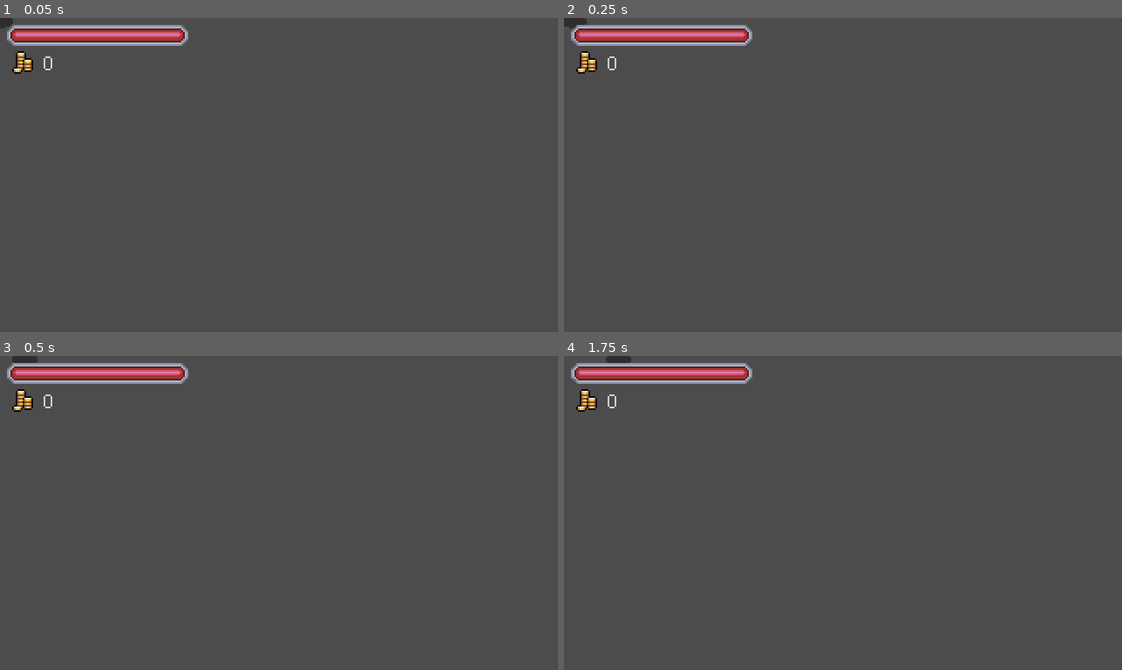
Above: before the commit, frames 1-4 (two rows, left to right).
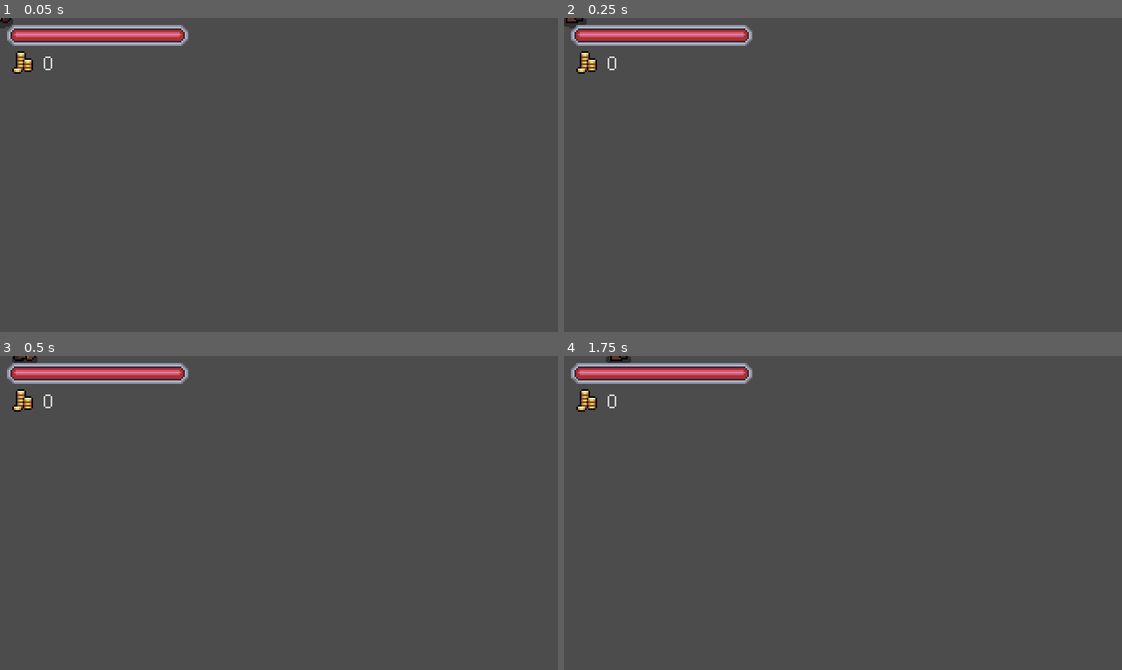
Above: after the commit, the same moments.

Repository: Thomas-Arndt/RPG.1
Game: Godot game, scene res://NPC/NPC.tscn
Two runs of this game, one before a commit and one after it. Both use one fixed random seed, a clock stepped at 60 frames per second and the inputs below. This scene is started directly instead of the project's main scene.
Inputs:
- Up to frame 1 (0.05 s): no input
- Up to frame 2 (0.25 s): no input
- Up to frame 3 (0.5 s): no input
- Up to frame 4 (1.75 s): hold Right (ui_right) 0.53-1.28 s; tap R (attack) at 0.6 s; tap Enter at 1.25 s; hold Down (ui_down) from 1.28 s (still down); tap T (d_shift) at 1.35 s

The runs differ from the first frame. In frame 1, less than 0.1% of the frame differs, in the area x 0-3%, y 0-2%; in frame 2, less than 0.1%; in frame 3, less than 0.1%, in the area x 2-7%, y 0-2%; in frame 4, less than 0.1%.

Commit message:
Added indicator bubbles that are dsiplayed above quest givers and receivers to indicate that a quest is available to pick up or turn in

Diff:
--- /dev/null
+++ b/Effects/MapEffects/QuestBubble.tscn
@@ -0,0 +1,10 @@
+[gd_scene load_steps=2 format=2]
+
+[ext_resource path="res://Assets/Sprites/objects.png" type="Texture" id=1]
+
+[node name="QuestBubble" type="Node2D"]
+
+[node name="Sprite" type="Sprite" parent="."]
+texture = ExtResource( 1 )
+region_enabled = true
+region_rect = Rect2( 128, 128, 16, 16 )
--- a/NPC/NPC.gd
+++ b/NPC/NPC.gd
@@ -18,6 +18,9 @@
 onready var anim_state = anim_tree.get("parameters/playback")
 onready var wander_controller = $XYWanderController
 onready var interaction_zone = $InteractionZone
+onready var player_detection_zone = $PlayerDetectionZone
+onready var quest_bubble = $PlayerDetectionZone/QuestBubble/Sprite
+onready var actions = $InteractionZone/Actions
 
 var velocity = Vector2.ZERO
 var state = IDLE
@@ -34,6 +37,8 @@
 	state = pick_random_state([IDLE, WANDER])
 
 func _physics_process(delta):
+	seek_player()
+	quest_status()
 	match state:
 		IDLE:
 			anim_state.travel("idle")
@@ -79,5 +84,27 @@
 
 
 func _on_Interaction_Zone_interaction_finished(node):
+	interaction_target = null
 	state = IDLE
-	interaction_target = null
+
+
+func seek_player():
+	if player_detection_zone.can_see_player():
+		quest_bubble.visible = true
+	else:
+		quest_bubble.visible = false
+
+func quest_status():
+	var set = false
+	var current_actions = actions.get_children()
+	for action in current_actions:
+		if not set:
+			if action.active:
+				if action is CompletedQuestAction and QuestSystem.completed_quests.find(action.quest_reference.instance()) != null:
+					quest_bubble.region_rect.position = Vector2(48, 128)
+					set = true
+				elif action is GiveQuestAction and QuestSystem.available_quests.find(action.quest_reference.instance()) != null:
+					quest_bubble.region_rect.position = Vector2(32, 128)
+					set = true
+				else:
+					quest_bubble.region_rect.position = Vector2(128, 128)
--- a/NPC/NPC.tscn
+++ b/NPC/NPC.tscn
@@ -1,9 +1,12 @@
-[gd_scene load_steps=31 format=2]
+[gd_scene load_steps=35 format=2]
 
 [ext_resource path="res://Shadows/MediumShadow.png" type="Texture" id=1]
+[ext_resource path="res://Utils/Overlap/PlayerDetectionZone.tscn" type="PackedScene" id=2]
 [ext_resource path="res://Utils/Controllers/XYWanderController.tscn" type="PackedScene" id=3]
 [ext_resource path="res://NPC/NPC.gd" type="Script" id=4]
 [ext_resource path="res://Utils/Overlap/InteractionZone.tscn" type="PackedScene" id=5]
+[ext_resource path="res://Effects/MapEffects/QuestBubble.tscn" type="PackedScene" id=6]
+[ext_resource path="res://NPC/NPCs/BaseNPCSpriteSheet.png" type="Texture" id=7]
 
 [sub_resource type="CapsuleShape2D" id=1]
 radius = 4.0
@@ -240,6 +243,9 @@
 radius = 3.0
 height = 4.0
 
+[sub_resource type="CircleShape2D" id=27]
+radius = 45.0444
+
 [node name="NPC" type="KinematicBody2D"]
 script = ExtResource( 4 )
 
@@ -250,6 +256,7 @@
 
 [node name="Sprite" type="Sprite" parent="."]
 position = Vector2( 0, -10 )
+texture = ExtResource( 7 )
 hframes = 12
 frame = 1
 
@@ -285,4 +292,13 @@
 rotation = 1.5708
 shape = SubResource( 26 )
 
+[node name="PlayerDetectionZone" parent="." instance=ExtResource( 2 )]
+
+[node name="CollisionShape2D" parent="PlayerDetectionZone" index="0"]
+shape = SubResource( 27 )
+
+[node name="QuestBubble" parent="PlayerDetectionZone" instance=ExtResource( 6 )]
+position = Vector2( 1, -29 )
+
 [editable path="InteractionZone"]
+[editable path="PlayerDetectionZone"]
--- a/World/Objects/BulletinBoard.gd
+++ b/World/Objects/BulletinBoard.gd
@@ -1 +1,30 @@
 extends "res://World/Objects/StaticWorldComponent.gd"
+
+onready var player_detection_zone = $PlayerDetectionZone
+onready var quest_bubble = $PlayerDetectionZone/QuestBubble/Sprite
+onready var actions = $InteractionZone/Actions
+
+func _process(delta):
+	seek_player()
+	quest_status()
+
+func seek_player():
+	if player_detection_zone.can_see_player():
+		quest_bubble.visible = true
+	else:
+		quest_bubble.visible = false
+
+func quest_status():
+	var set = false
+	var current_actions = actions.get_children()
+	for action in current_actions:
+		if not set:
+			if action.active:
+				if action is CompletedQuestAction and QuestSystem.completed_quests.find(action.quest_reference.instance()) != null:
+					quest_bubble.region_rect.position = Vector2(48, 128)
+					set = true
+				elif action is GiveQuestAction and QuestSystem.available_quests.find(action.quest_reference.instance()) != null:
+					quest_bubble.region_rect.position = Vector2(32, 128)
+					set = true
+				else:
+					quest_bubble.region_rect.position = Vector2(128, 128)
--- a/World/Objects/BulletinBoard.tscn
+++ b/World/Objects/BulletinBoard.tscn
@@ -6,12 +6,17 @@
 [ext_resource path="res://World/Objects/BulletinBoardGreen.png" type="Texture" id=4]
 [ext_resource path="res://Utils/Overlap/InteractionZone.tscn" type="PackedScene" id=5]
 [ext_resource path="res://World/Objects/BulletinBoard.gd" type="Script" id=6]
+[ext_resource path="res://Utils/Overlap/PlayerDetectionZone.tscn" type="PackedScene" id=7]
+[ext_resource path="res://Effects/MapEffects/QuestBubble.tscn" type="PackedScene" id=8]
 
 [sub_resource type="CapsuleShape2D" id=1]
 radius = 3.0
 
 [sub_resource type="CapsuleShape2D" id=2]
 radius = 2.0
+
+[sub_resource type="CircleShape2D" id=3]
+radius = 48.0
 
 [node name="BulletinBoard" instance=ExtResource( 2 )]
 script = ExtResource( 6 )
@@ -41,4 +46,14 @@
 rotation = 1.5708
 shape = SubResource( 2 )
 
+[node name="PlayerDetectionZone" parent="." index="5" instance=ExtResource( 7 )]
+
+[node name="CollisionShape2D" parent="PlayerDetectionZone" index="0"]
+shape = SubResource( 3 )
+
+[node name="QuestBubble" parent="PlayerDetectionZone" index="1" instance=ExtResource( 8 )]
+position = Vector2( 2, -33 )
+
 [editable path="InteractionZone"]
+[editable path="PlayerDetectionZone"]
+[editable path="PlayerDetectionZone/QuestBubble"]
--- a/World/World.tscn
+++ b/World/World.tscn
@@ -1235,5 +1235,8 @@
 
 [editable path="YSort/Signs/BulletinBoard"]
 [editable path="YSort/Signs/BulletinBoard/InteractionZone"]
+[editable path="YSort/Signs/BulletinBoard/PlayerDetectionZone"]
+[editable path="YSort/Signs/BulletinBoard/PlayerDetectionZone/QuestBubble"]
 [editable path="YSort/NPCs/Bill"]
 [editable path="YSort/NPCs/Bill/InteractionZone"]
+[editable path="YSort/NPCs/Bill/PlayerDetectionZone"]
Binary file added: Assets/Sprites/objects.png
Not shown, added: Assets/Sprites/objects.png.import
Not shown: 1 places in World/Objects/BulletinBoard.tscn that only renumber resources
Not shown, changed: .DS_Store
Not shown, changed: Assets/.DS_Store
